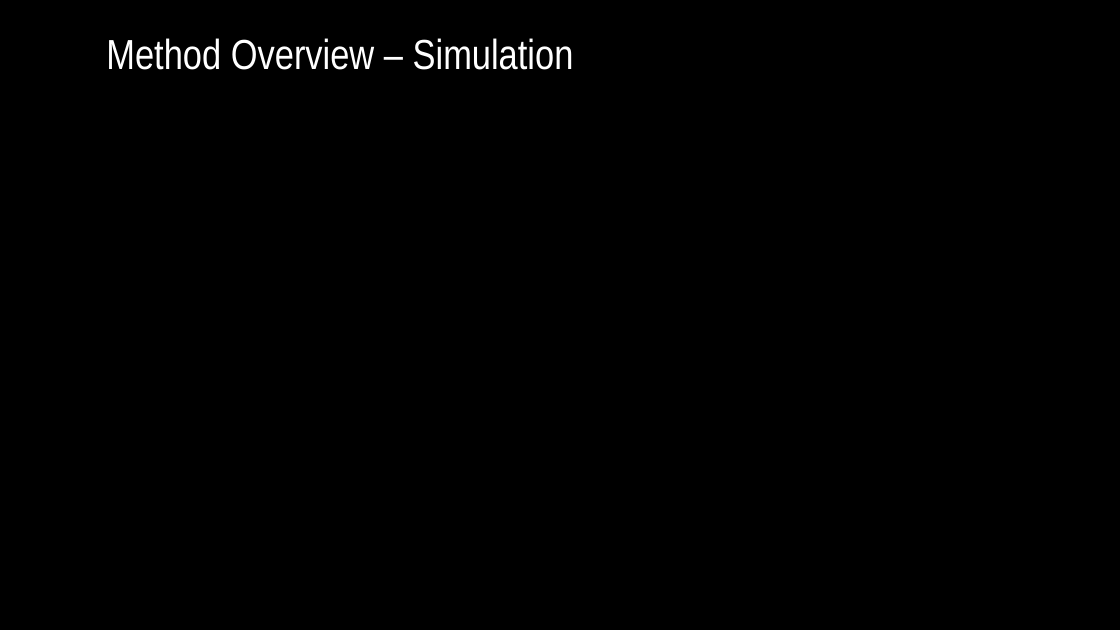
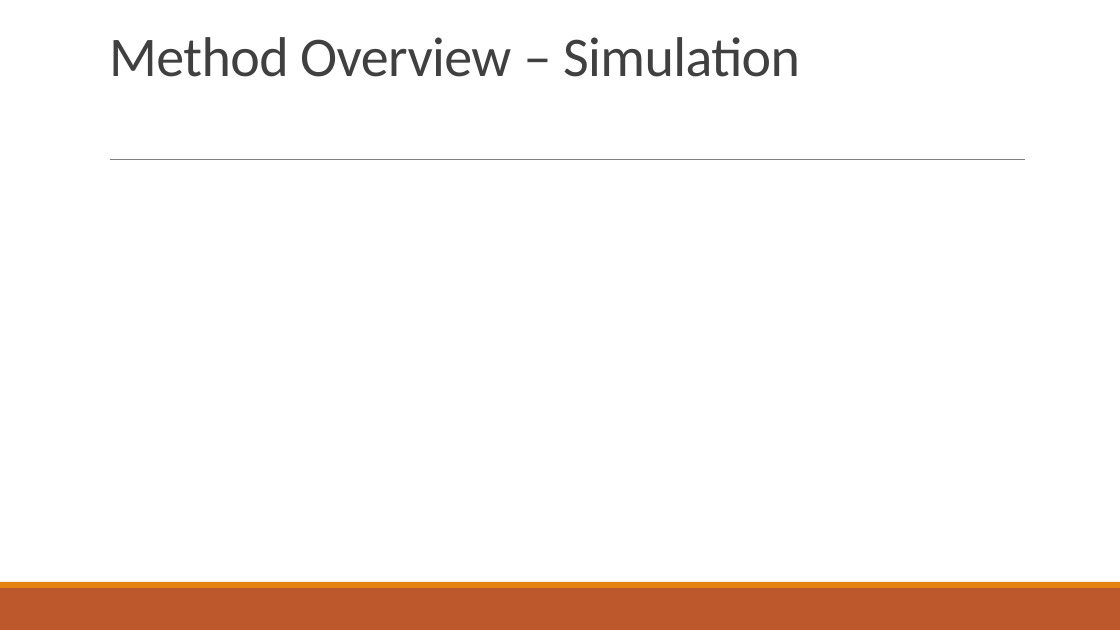
Before and after one commit to mrosendin/march-madness-machine-learning, a slide deck: slide 9 of Presentation.pptx (slide 8 before the commit). Drawn at 1120x630 pixels with LibreOffice and Linux fonts; fonts in the diff are those of the drawing; background and template pictures are left out. Boxes give left, top, right and bottom in pixels: in the first picture for what was removed or moved away, otherwise in the second. Text is boxed around its words. In the diff, an @@ line names an element or a change of style, - is before the commit and + after.

```diff
--- a/Presentation.pptx
+++ b/Presentation.pptx
@@ background picture (left out) to #FFFFFF @@
@@ title "Method Overview – Simulation" at (x1=109, y1=37, x2=800, y2=77): size 36 to 48 pt, font Arial Narrow to Calibri, text colour #FFFFFF to #404040, letter spacing 0 to -0.5 pt; line spacing 0.9 to 0.85 @@
@@ line added from (110, 160) to (1026, 160), #808080 0.5 pt @@
@@ rectangle added at (x1=0, y1=588, x2=1120, y2=630), fill #BD582C @@
@@ rectangle added at (x1=0, y1=582, x2=1120, y2=588), fill #E48312 @@
```
Also in this commit, not shown: 5 other slides changed, 5 slides added, 4 slides removed, 2 other files.
